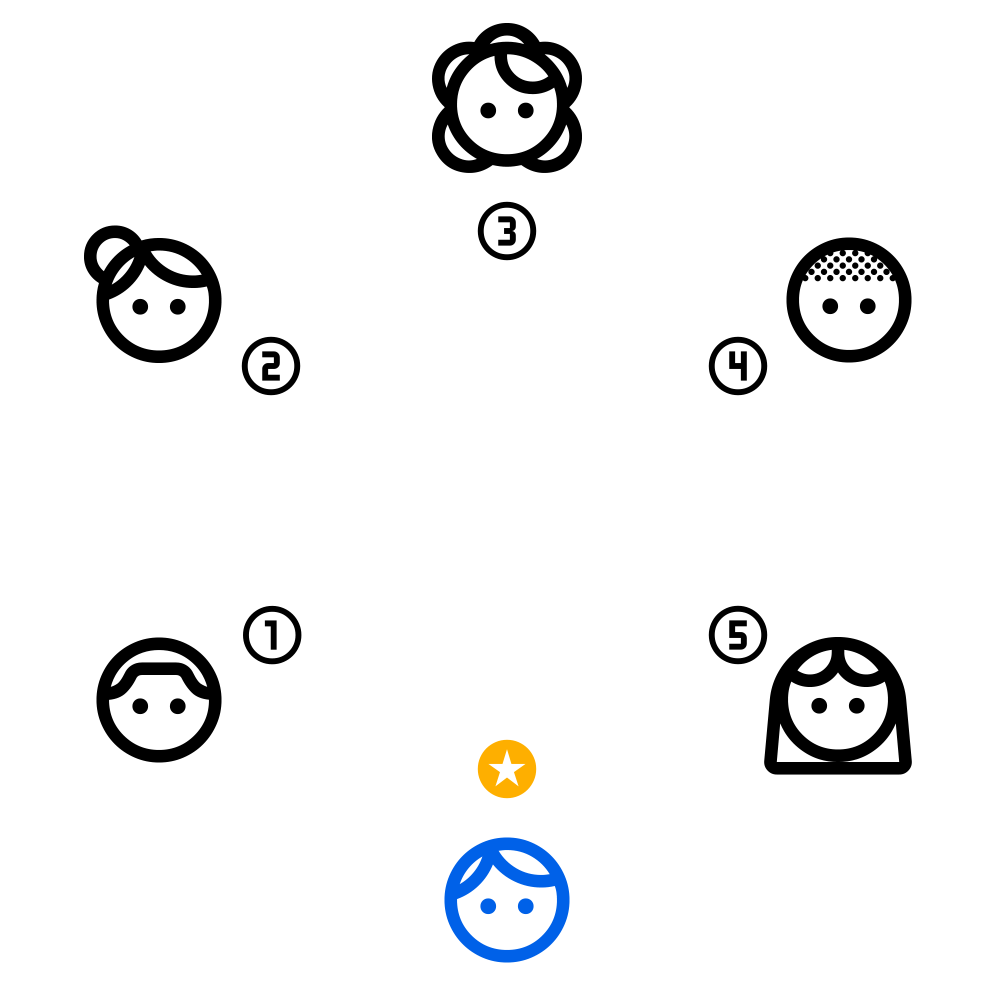
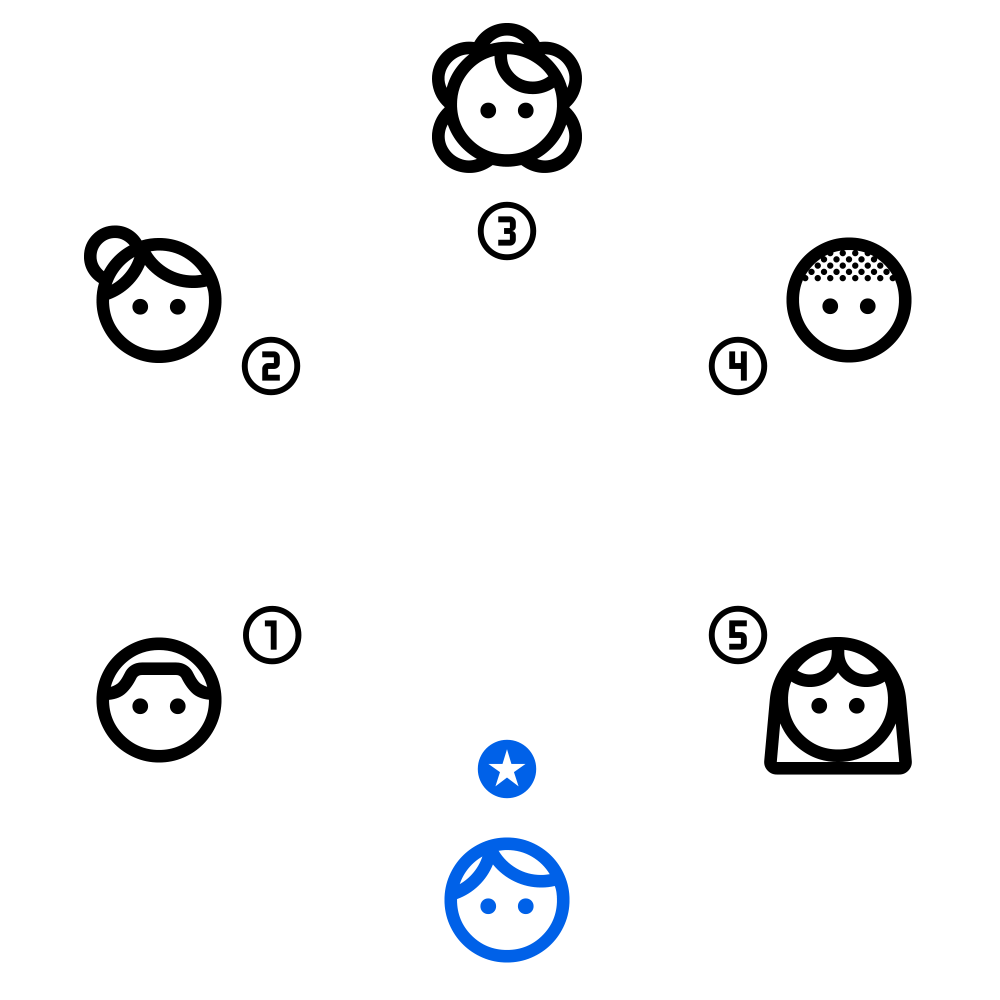
Layers edited between the first and the second w=1000, h=1000 image:
painted on "star" over [477, 739, 537, 799]
